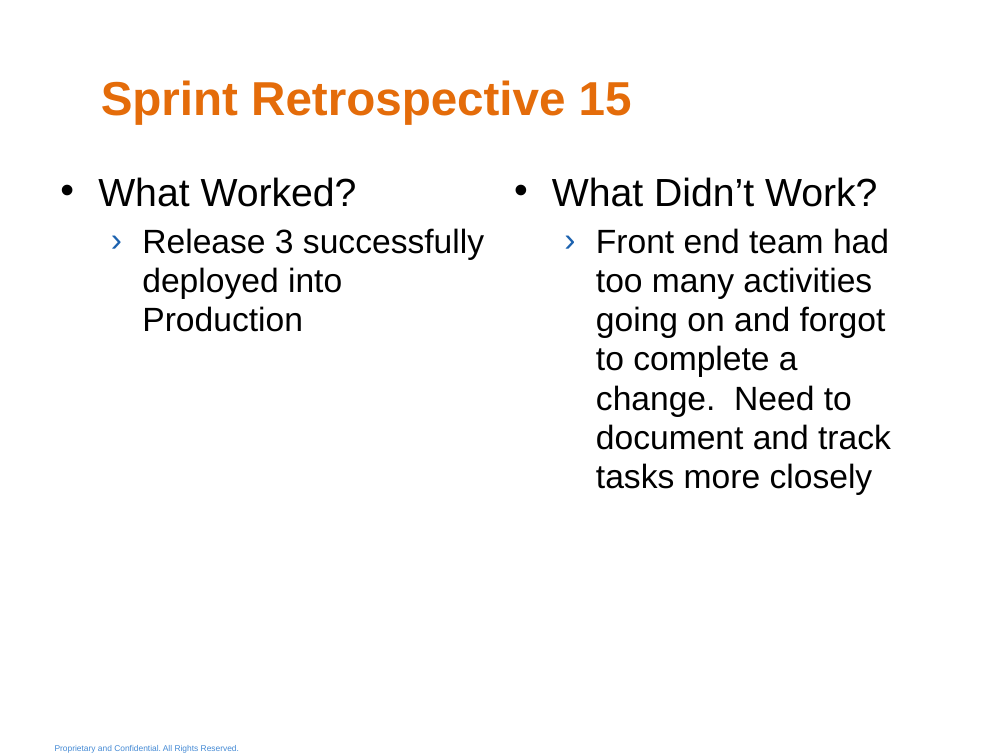
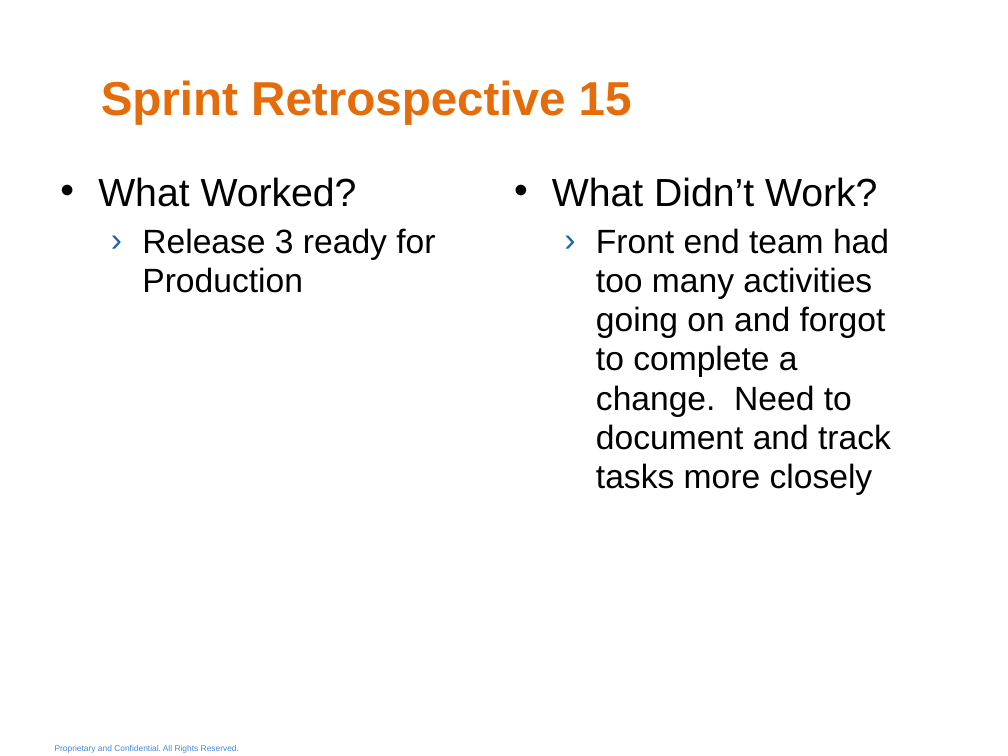
Before and after one commit to OctoConsulting/18f-ads-pool-2, a slide deck: slide 1 of Agile_Docs/Retro - Sprint 15.pptx. Drawn at 1008x756 pixels with LibreOffice and Linux fonts; fonts in the diff are those of the drawing; background and template pictures are left out. Boxes give left, top, right and bottom in pixels: in the first picture for what was removed or moved away, otherwise in the second. Text is boxed around its words. In the diff, an @@ line names an element or a change of style, - is before the commit and + after.

Commit message:
Updates at the end of Sprint 16

```diff
--- a/Agile_Docs/Retro - Sprint 15.pptx
+++ b/Agile_Docs/Retro - Sprint 15.pptx
@@ text at (142, 228, 435, 293): text changed @@
-  › Release 3 successfully deployed into Production
+  › Release 3 ready for Production
```
Also in this commit, not shown: 5 other files.
